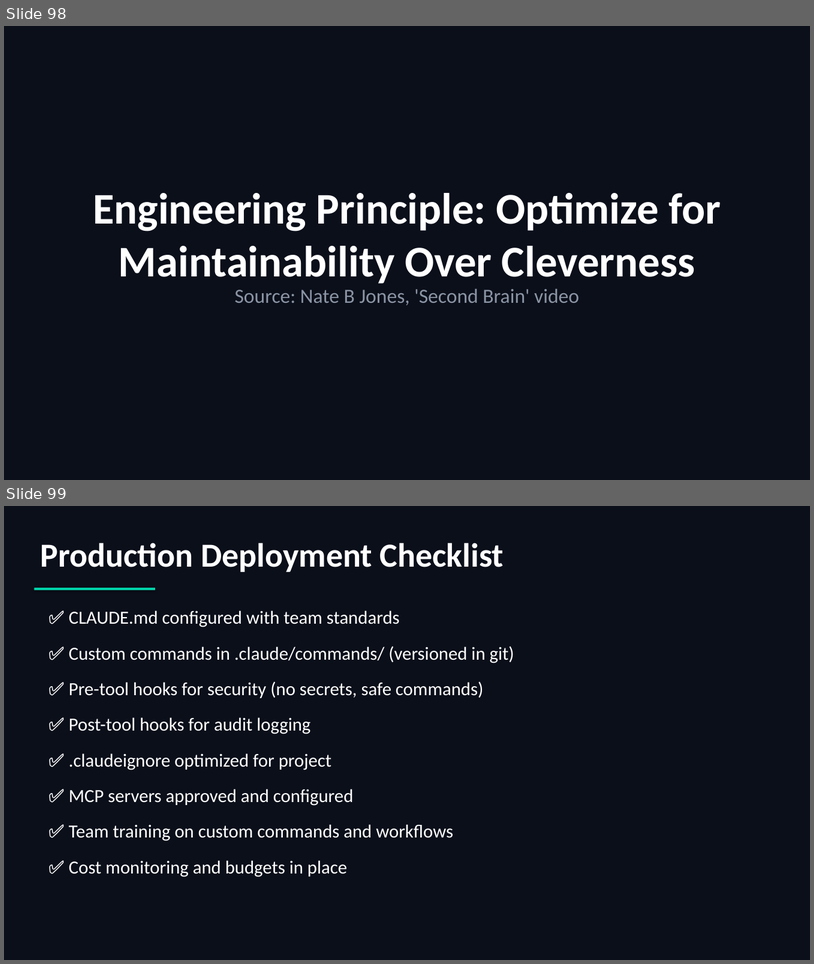
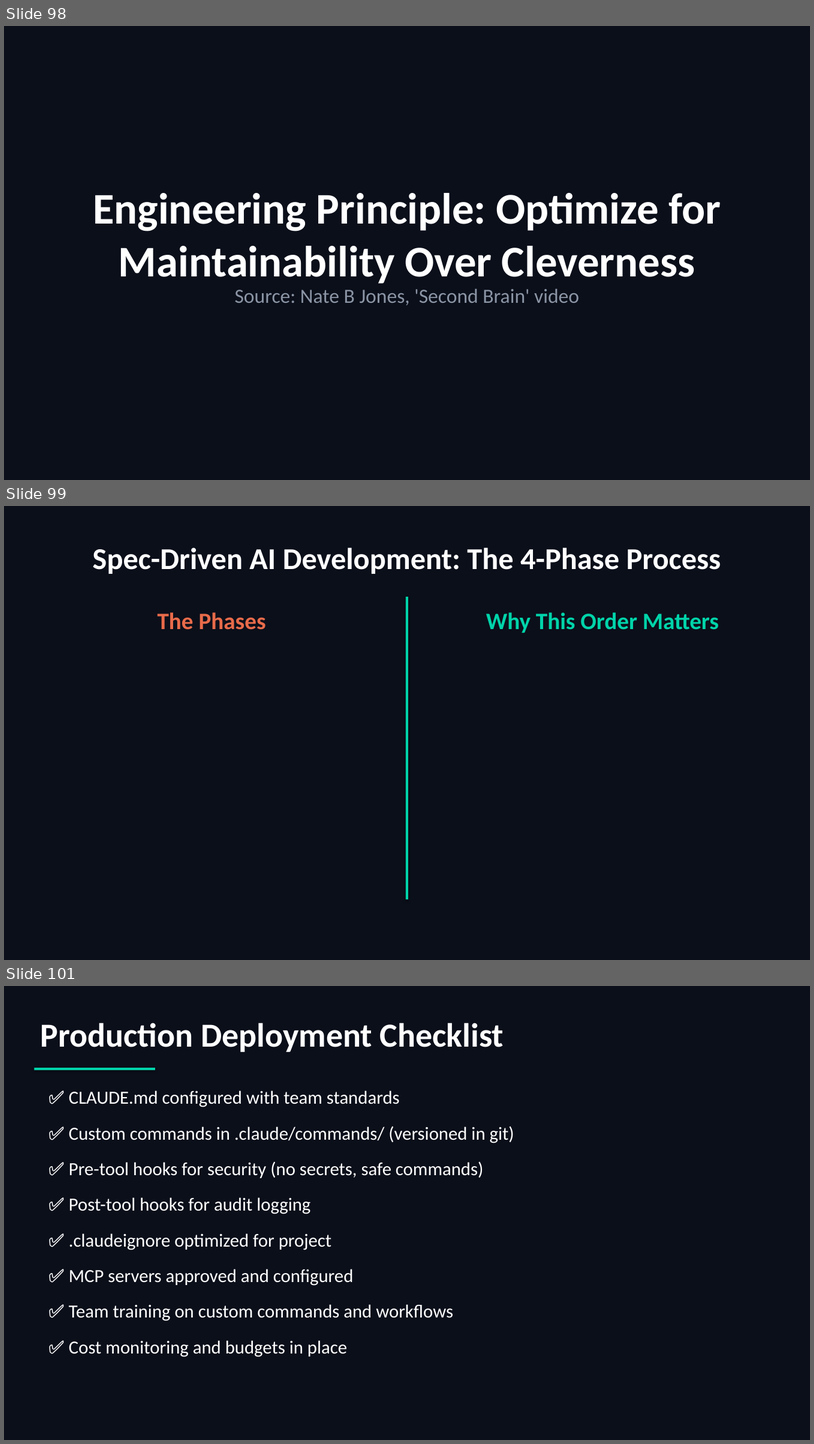
Before and after one commit to scottrhay/AIA-ClaudeCopilot, a slide deck: slides/Day3_Claude_Code_Advanced.pptx. Shown one above the other, each under a label of ours: slides 98 and 99 before the commit, slides 98, 99 and 101 after it; the slides between them are not shown. The pictures are 814x964 and 814x1444 pixels, drawn with LibreOffice and Linux fonts; fonts in the diff are those of the drawing. Boxes give left, top, right and bottom in pixels: in the first picture for what was removed or moved away, otherwise in the second. Text is boxed around its words. In the diff, an @@ line names an element or a change of style, - is before the commit and + after.

Commit message:
Add spec-writing as core theme across Days 2-3 + ebook
Day 2 (+4 slides, now 113):
- 'The Skill That Separates AI Power Users' (statement)
- 'Spec Quality = Output Quality' (vague vs precise comparison)
- 'The Spec Template: 6 Questions' (problem/users/requirements/boundaries/acceptance/constraints)
- 'Demo: Spec-Driven Development' (health check endpoint, vague vs spec)

Day 3 (+2 slides, now 107):
- 'Spec-Driven AI Development: The 4-Phase Process' (specify/plan/tasks/implement)
- 'Real Spec Structure: Feature Folder Pattern' (with CLAUDE.md integration)

Ebook: Added 'The Meta-Skill: Intent Specification' section in Chapter 5
with 6-question framework and team scaling process.
Source: Nate B Jones, AIA-Template SPEC-TEMPLATE.md + SPEC-DRIVEN-PROCESS.md

```diff
--- a/slides/Day3_Claude_Code_Advanced.pptx
+++ b/slides/Day3_Claude_Code_Advanced.pptx
@@ slide 99 added at (x1=4, y1=506, x2=810, y2=960), background #0B0F1A @@
@@ text added at (x1=93, y1=547, x2=722, y2=574), 36 pt, text #FFFFFF, bold @@
+Spec-Driven AI Development: The 4-Phase Process
@@ text added at (x1=158, y1=612, x2=266, y2=630), 28 pt, text #E86B4A, bold @@
+The Phases
@@ rectangle added at (x1=406, y1=597, x2=409, y2=899), fill #00D4AA @@
@@ text added at (x1=486, y1=612, x2=719, y2=633), 28 pt, text #00D4AA, bold @@
+Why This Order Matters
@@ what was slide 99 is now slide 101 @@
```
Also in this commit, not shown: 1 other slide added, 1 other file.
